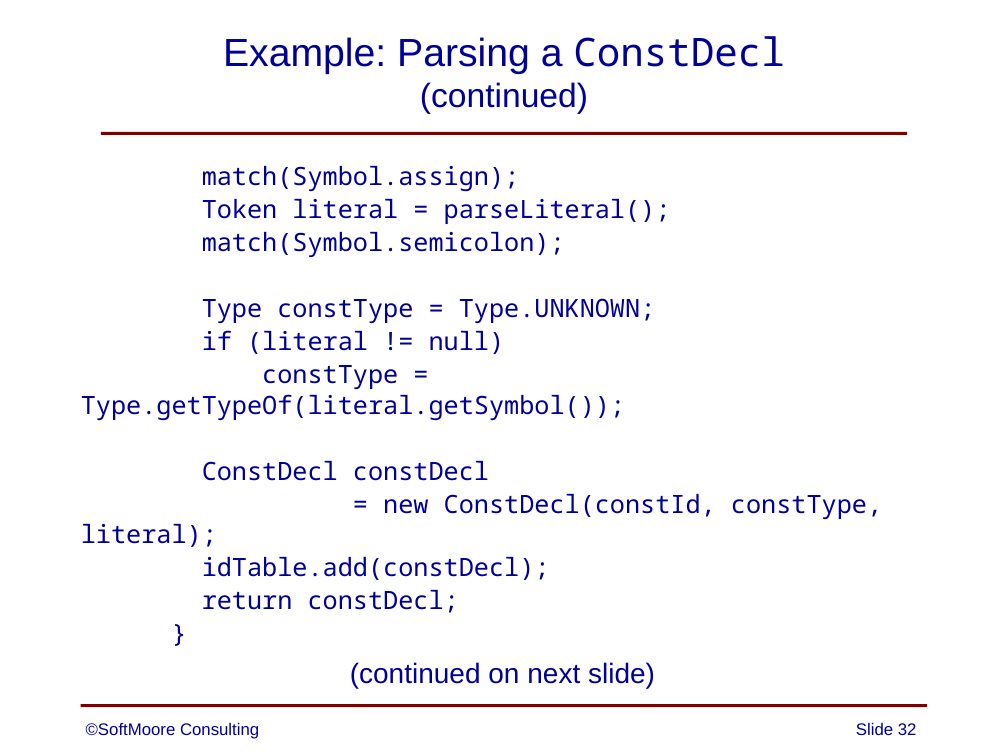
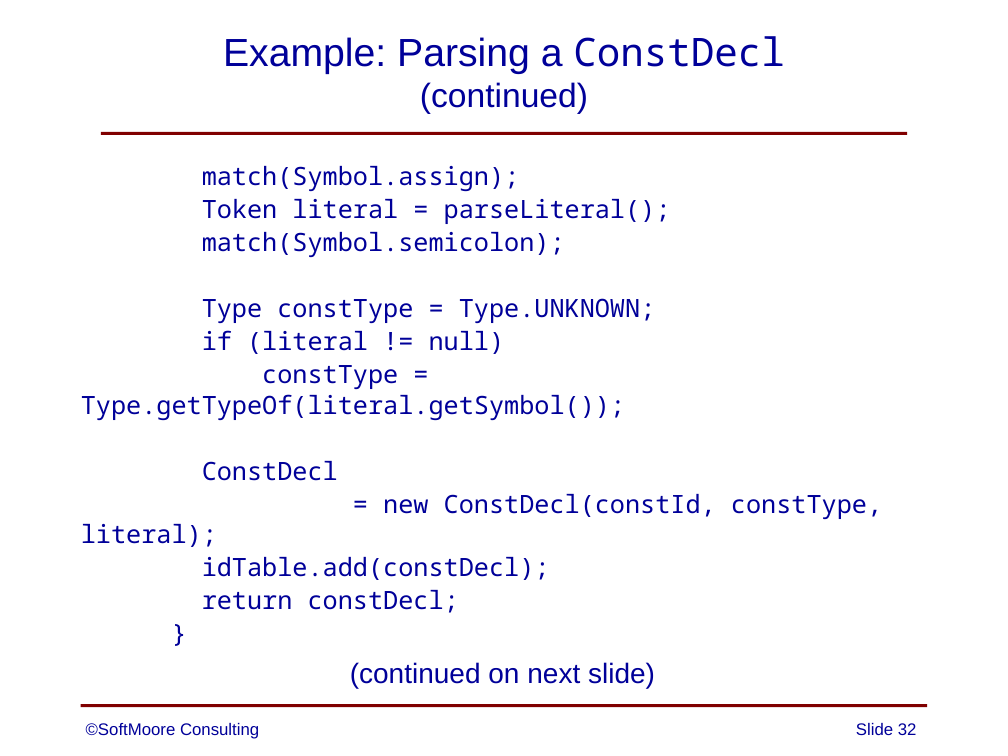
Before and after one commit to SoftMoore/CPRL, a slide deck: slide 32 of PowerPoint Slides/08 - Abstract Syntax Trees.pptx. Drawn at 1008x756 pixels with LibreOffice and Linux fonts; fonts in the diff are those of the drawing. Boxes give left, top, right and bottom in pixels: in the first picture for what was removed or moved away, otherwise in the second. Text is boxed around its words. In the diff, an @@ line names an element or a change of style, - is before the commit and + after.

```diff
--- a/PowerPoint Slides/08 - Abstract Syntax Trees.pptx
+++ b/PowerPoint Slides/08 - Abstract Syntax Trees.pptx
@@ text at (202, 461, 338, 481): text changed @@
-ConstDecl constDecl
+ConstDecl
```
Also in this commit, not shown: 5 other slides changed, 1 other file.
